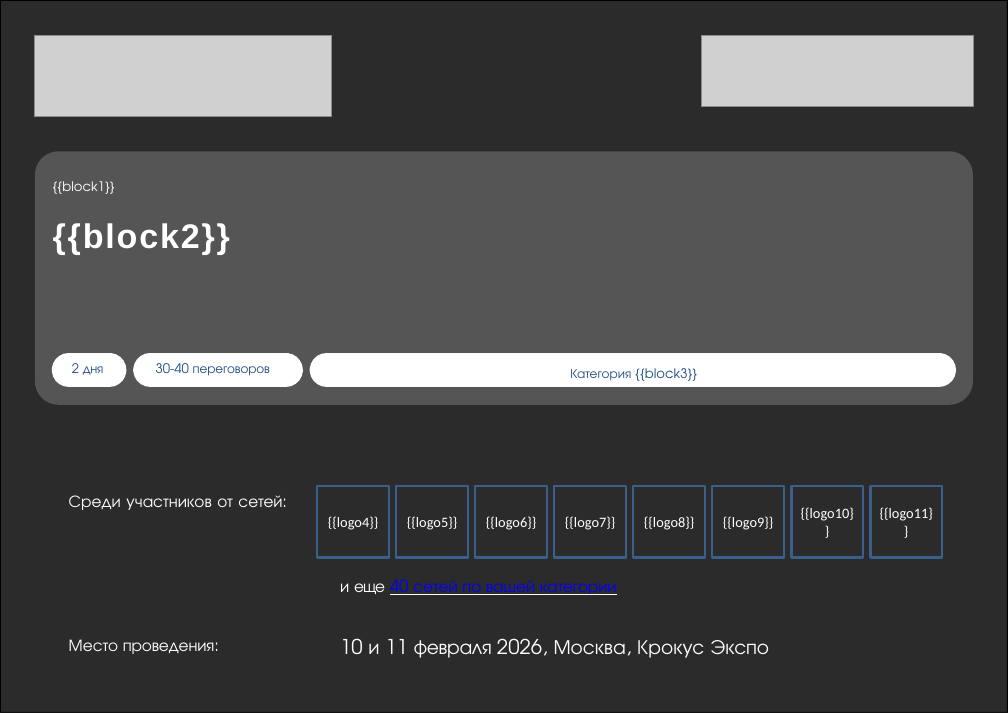
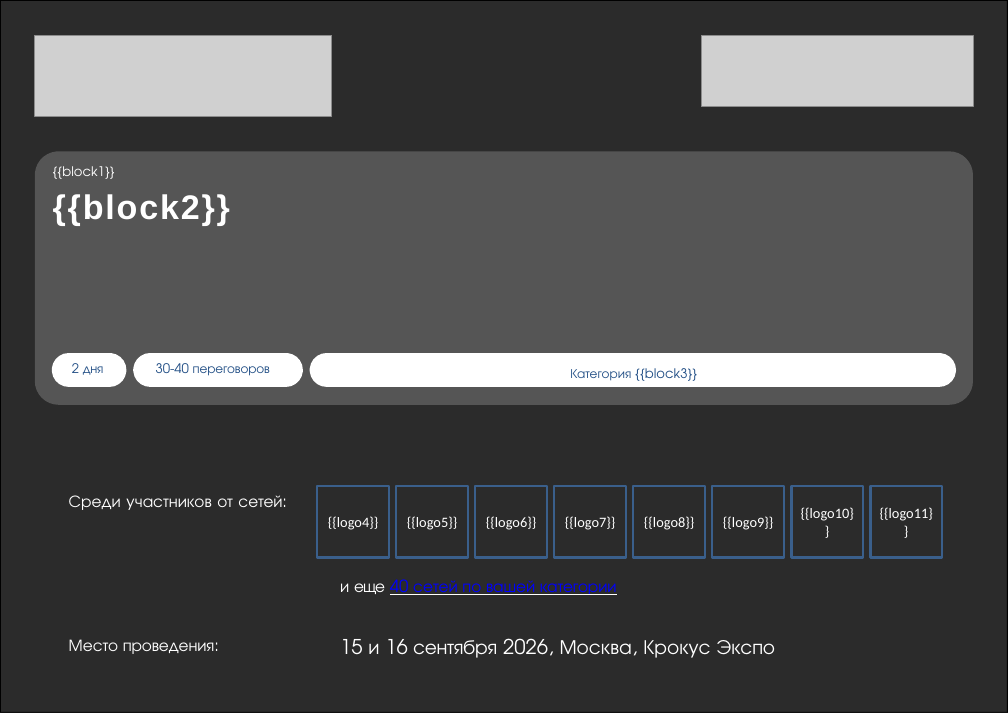
Before and after one commit to Mkisin/AutoSupplierCP, a slide deck: slide 1 of Шаблон презентации новый.pptx. Drawn at 1008x713 pixels with LibreOffice and Linux fonts; fonts in the diff are those of the drawing; grey boxes stand for pictures; background and template pictures are left out; a plain dark background stands for a picture behind light text. Boxes give left, top, right and bottom in pixels: in the first picture for what was removed or moved away, otherwise in the second. Text is boxed around its words. In the diff, an @@ line names an element or a change of style, - is before the commit and + after.

```diff
--- a/Шаблон презентации новый.pptx
+++ b/Шаблон презентации новый.pptx
@@ text "{{block1}}": place and size @@
-text "{{block1}}" at [53,181,115,194]
+text "{{block1}}" at [53,166,115,179]
@@ text "{{block2}}": place and size @@
-text "{{block2}}" at [53,223,230,254]
+text "{{block2}}" at [53,194,230,225]
@@ text at [340,638,775,658]: text changed @@
-10 и 11 февраля 2026, Москва, Крокус Экспо
+15 и 16 сентября 2026, Москва, Крокус Экспо
```
Also in this commit, not shown: 2 other slides changed, 22 other files.
